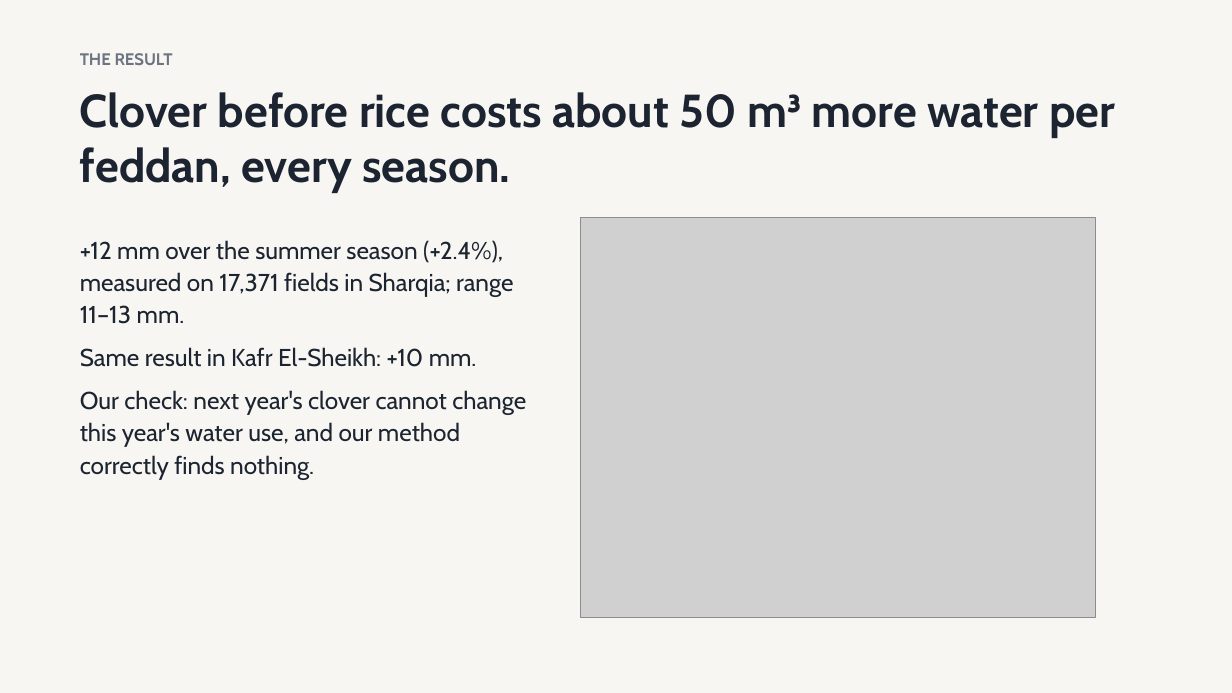
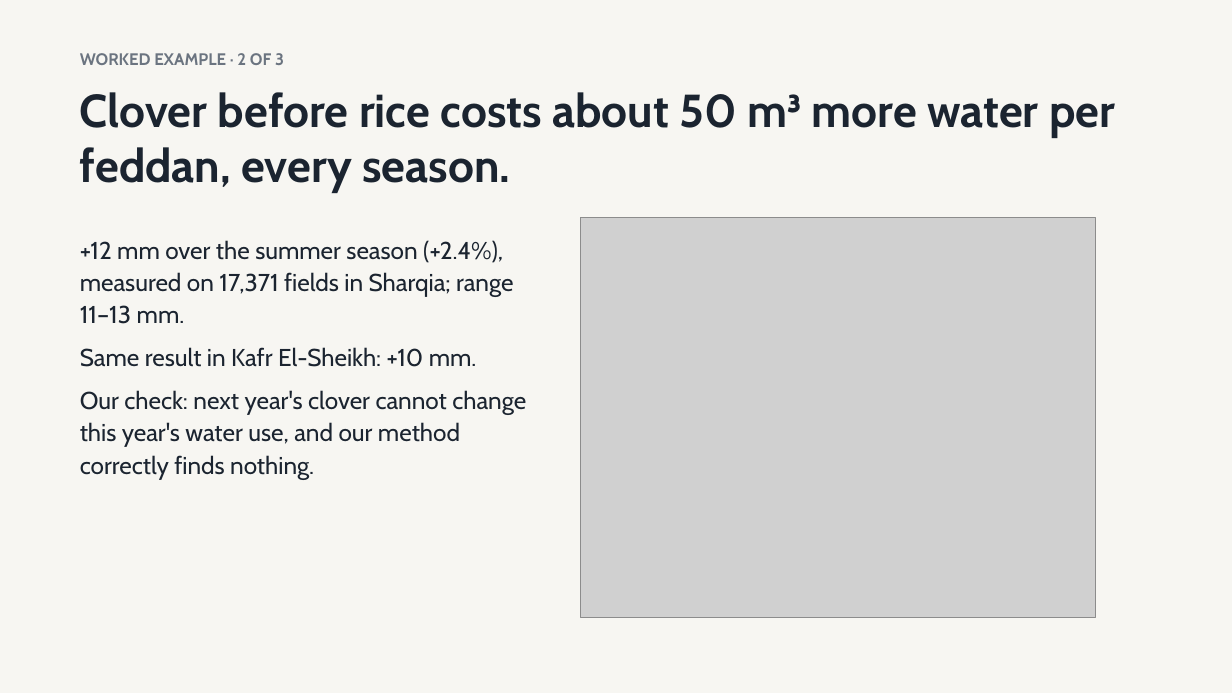
Before and after one commit to ManuelGamal/hail-mary-fieldshift, a slide deck: slide 5 of docs/submission/deck_water.pptx. Drawn at 1232x693 pixels with LibreOffice and Linux fonts; fonts in the diff are those of the drawing; grey boxes stand for pictures. Boxes give left, top, right and bottom in pixels: in the first picture for what was removed or moved away, otherwise in the second. Text is boxed around its words. In the diff, an @@ line names an element or a change of style, - is before the commit and + after.

Commit message:
Label the water study as the tool's worked example (slides 4-6, form)

```diff
--- a/docs/submission/deck_water.pptx
+++ b/docs/submission/deck_water.pptx
@@ text at [80, 53, 284, 65]: text changed @@
-THE RESULT
+WORKED EXAMPLE · 2 OF 3
```
Also in this commit, not shown: 2 other slides changed, 3 other files.
